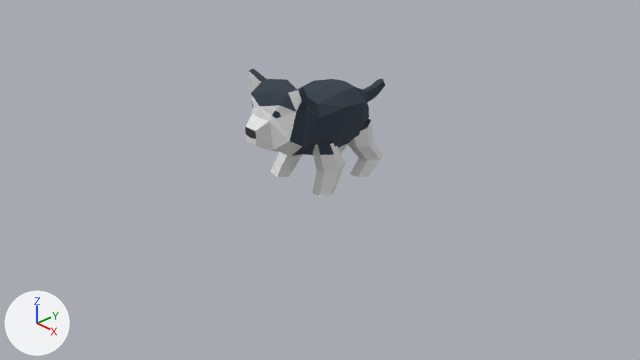
An edit to the Blender file blender/husky.blend, drawn before and after from the same camera.
The view is the same before and after, from the file's camera 'Camera'. Every picture has the same lights, and +X, +Y and +Z are marked at lower left.

The scene before the commit, as lines of its bpy script (objects in view):
```python
me_cube = bpy.data.meshes.new('Cube')
me_cube.from_pydata(...)  # 78 vertices, 66 faces, 2 loose edges; spans x 0.0..0.49, y -1.08..1.13, z 0.41..1.47
# faces by material slot: [39, 26, 1]
me_cube.materials.append(mat_grey)  # dark blue #36404c
me_cube.materials.append(mat_white)  # white #e7e7e7
me_cube.materials.append(mat_black)  # black #3a3a3a
me_cylinder_001 = bpy.data.meshes.new('Cylinder.001')
me_cylinder_001.from_pydata(...)  # 24 vertices, 20 faces; spans x 0.089..0.463, y 0.263..0.772, z -0.017..0.684
# faces by material slot: [18, 2]
me_cylinder_001.materials.append(mat_white)  # white #e7e7e7
me_cylinder_001.materials.append(mat_grey)  # dark blue #36404c
me_plane = bpy.data.meshes.new('Plane')
me_plane.from_pydata([(-1.0, -1.0, 0.0), (1.0, -1.0, 0.0), (-1.0, 1.0, 0.0), (1.0, 1.0, 0.0)], [], [(0, 1, 3, 2)])
me_plane.materials.append(mat_green)  # green #5ca349
ob_body = bpy.data.objects.new('body', me_cube)
ob_body.location = (0.0, 0.0, 0.0)
_m = ob_body.modifiers.new('Mirror', 'MIRROR')
_m.use_clip = True
ob_plane = bpy.data.objects.new('Plane', me_plane)
ob_plane.location = (0.0, 0.0, 0.0)
ob_plane.scale = (2.0, 2.0, 2.0)
ob_plane.hide_set(True)
ob_rear_leg = bpy.data.objects.new('rear-leg', me_cylinder_001)
ob_rear_leg.location = (0.0, 0.0, 0.0)
_m = ob_rear_leg.modifiers.new('Mirror', 'MIRROR')
_m.mirror_object = ob_body
# also in view: 'front-leg' at (0.0, -0.19, 0.32)
```
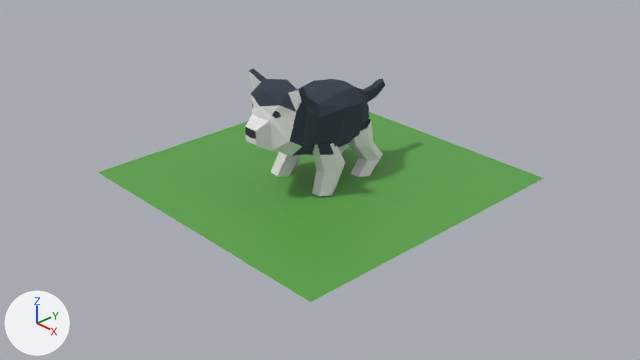
Pixel boxes [x1, y1, x2, y2] of what changed, in the pictures (640 x 360 px):
'Plane', shown (green)
    after: [98, 112, 544, 302]

The change in detail:
Object 'Plane' (ob_plane) is now shown.
